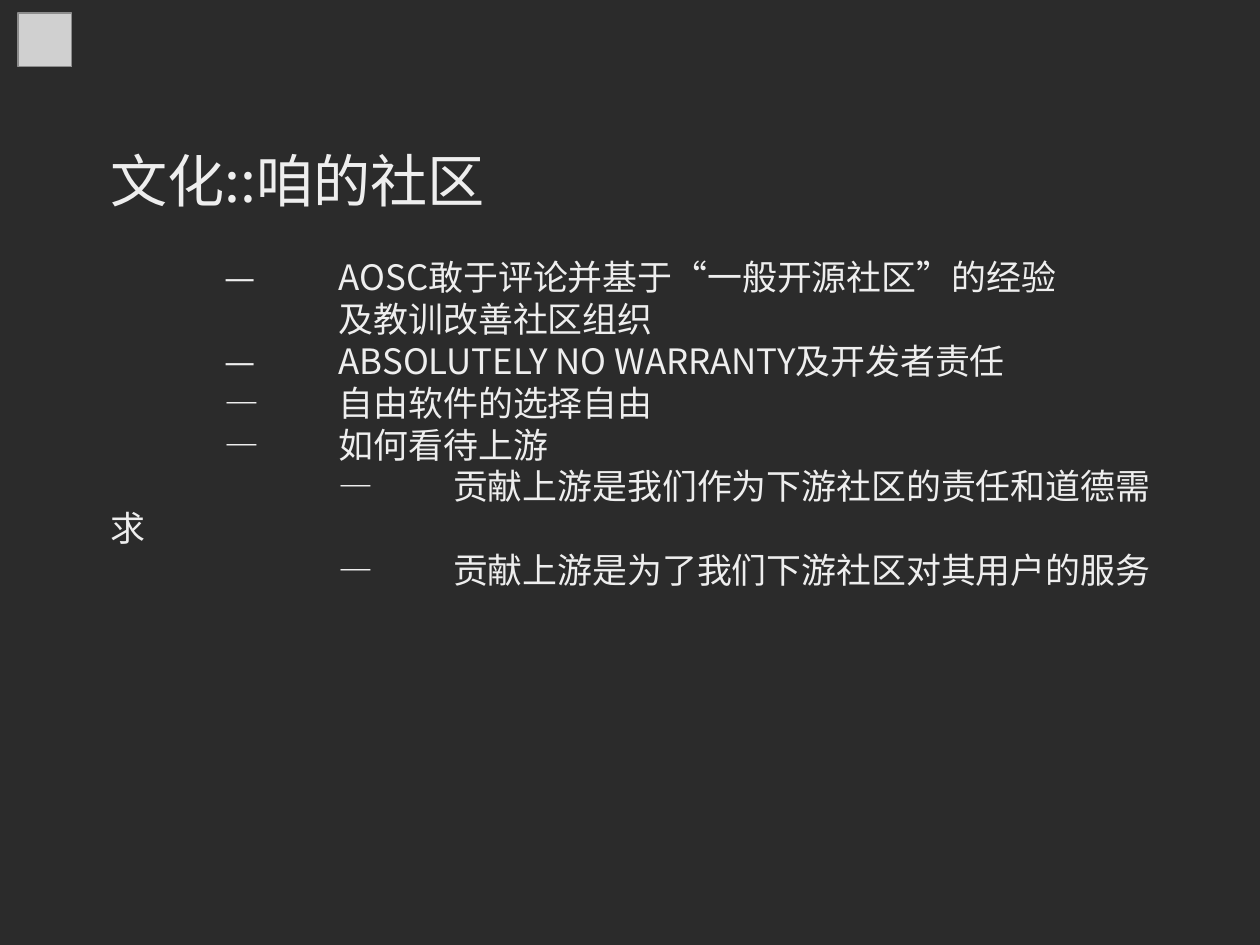
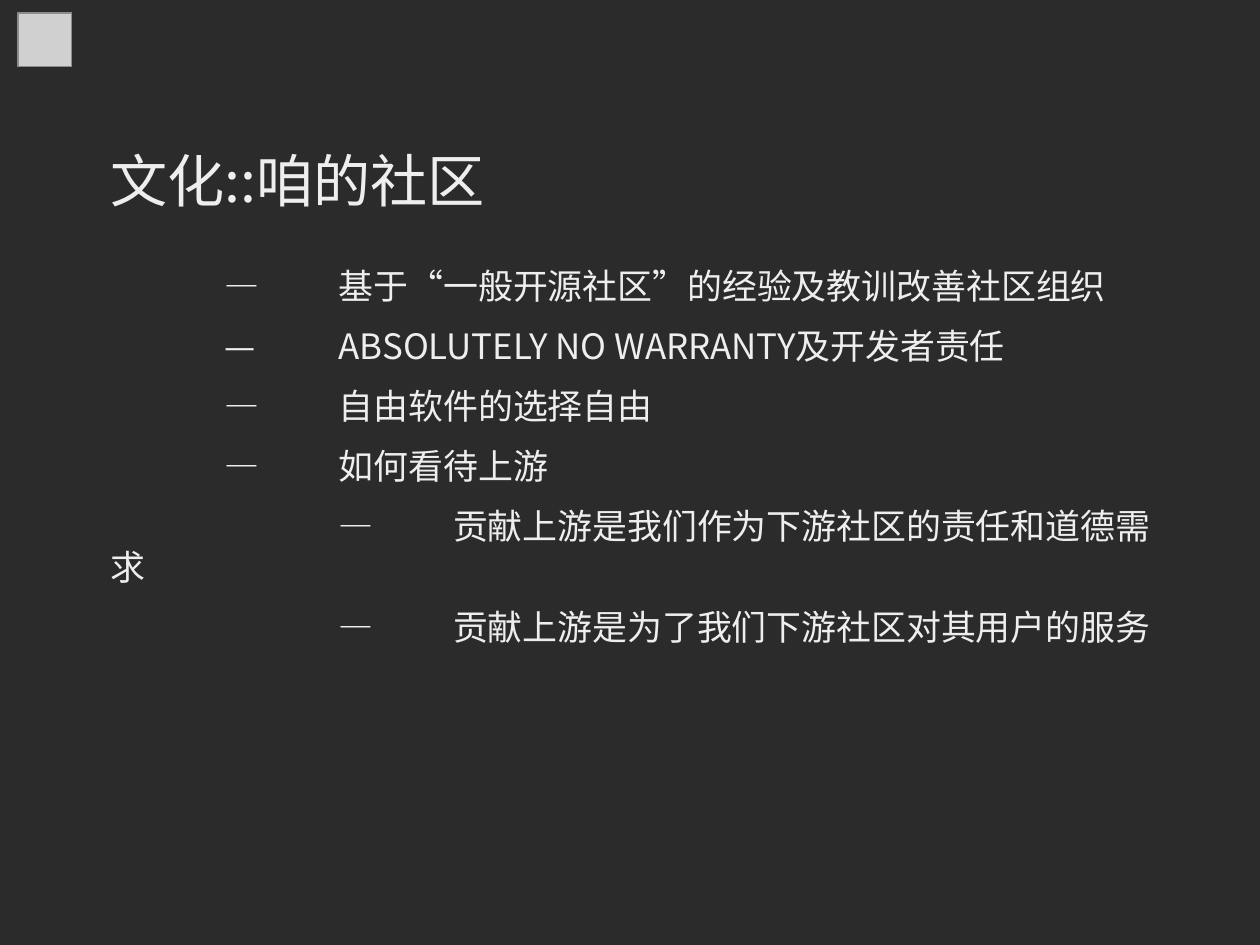
Before and after one commit to MingcongBai/soscon-2018-talk, a slide deck: slide 21 of slide.odp. Drawn at 1260x945 pixels with LibreOffice and Linux fonts; fonts in the diff are those of the drawing; grey boxes stand for pictures; background and template pictures are left out; a plain dark background stands for a picture behind light text. Boxes give left, top, right and bottom in pixels: in the first picture for what was removed or moved away, otherwise in the second. Text is boxed around its words. In the diff, an @@ line names an element or a change of style, - is before the commit and + after.

```diff
--- a/slide.odp
+++ b/slide.odp
@@ text at box(339, 269, 1106, 302): text changed @@
-— AOSC敢于评论并基于“一般开源社区”的经验
-及教训改善社区组织
+— 基于“一般开源社区”的经验及教训改善社区组织
@@ text at box(339, 329, 1150, 643): more space between paragraphs @@
```
Also in this commit, not shown: 21 other slides changed.
